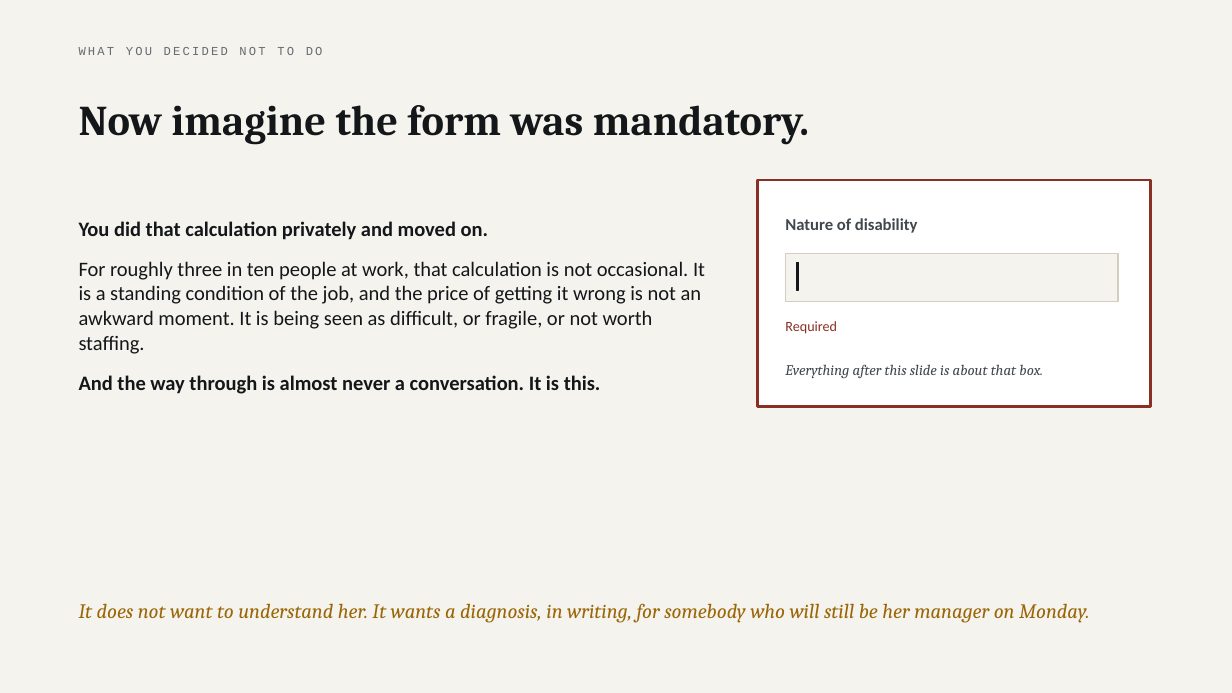
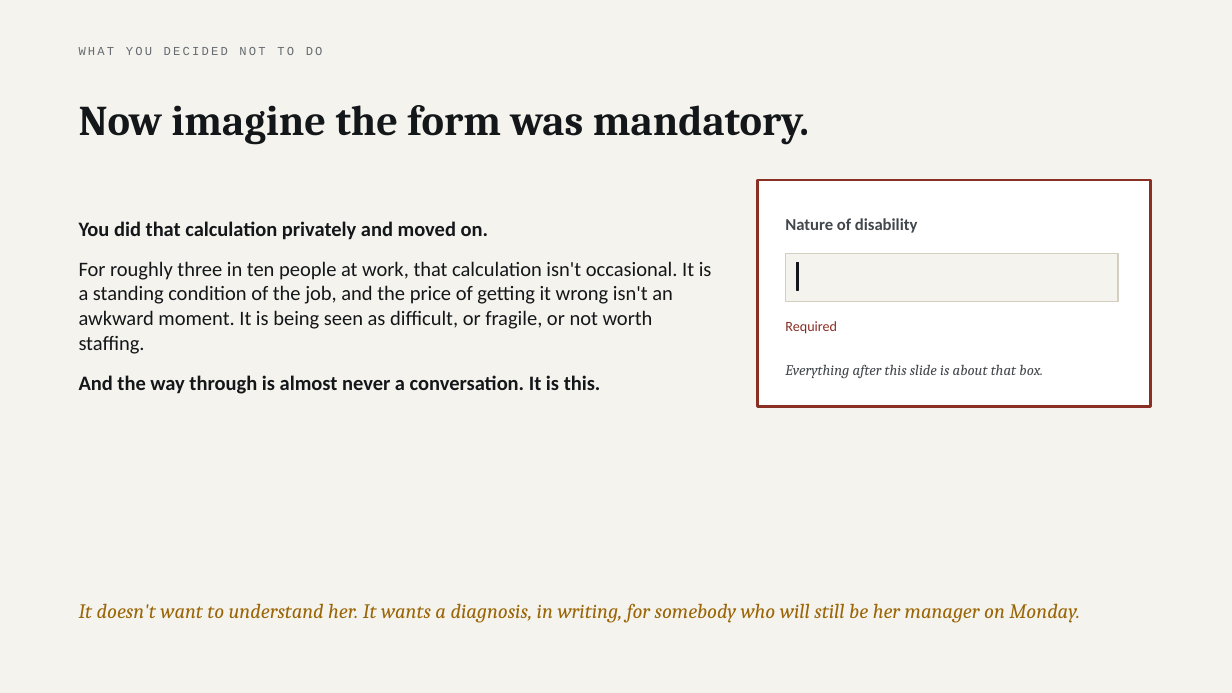
Before and after one commit to parthsevak2/curb-cut, a slide deck: slide 3 of submission/Curb-Cut.pptx. Drawn at 1232x693 pixels with LibreOffice and Linux fonts; fonts in the diff are those of the drawing. Boxes give left, top, right and bottom in pixels: in the first picture for what was removed or moved away, otherwise in the second. Text is boxed around its words. In the diff, an @@ line names an element or a change of style, - is before the commit and + after.

```diff
--- a/submission/Curb-Cut.pptx
+++ b/submission/Curb-Cut.pptx
@@ text at [79,261,712,354]: text changed @@
-For roughly three in ten people at work, that calculation is not occasional. It is a standing condition of the job, and the price of getting it wrong is not an awkward moment. It is being seen as difficult, or fragile, or not worth staffing.
+For roughly three in ten people at work, that calculation isn't occasional. It is a standing condition of the job, and the price of getting it wrong isn't an awkward moment. It is being seen as difficult, or fragile, or not worth staffing.
@@ text at [79,603,1080,623]: text changed @@
-It does not want to understand her. It wants a diagnosis, in writing, for somebody who will still be her manager on Monday.
+It doesn't want to understand her. It wants a diagnosis, in writing, for somebody who will still be her manager on Monday.
```
Also in this commit, not shown: 20 other slides changed, 2 other files.
